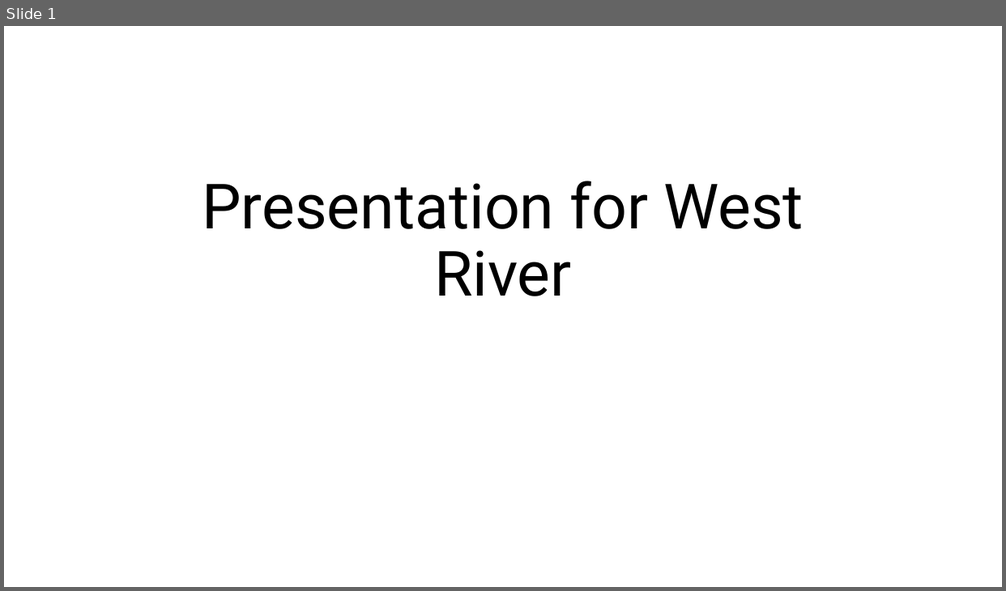
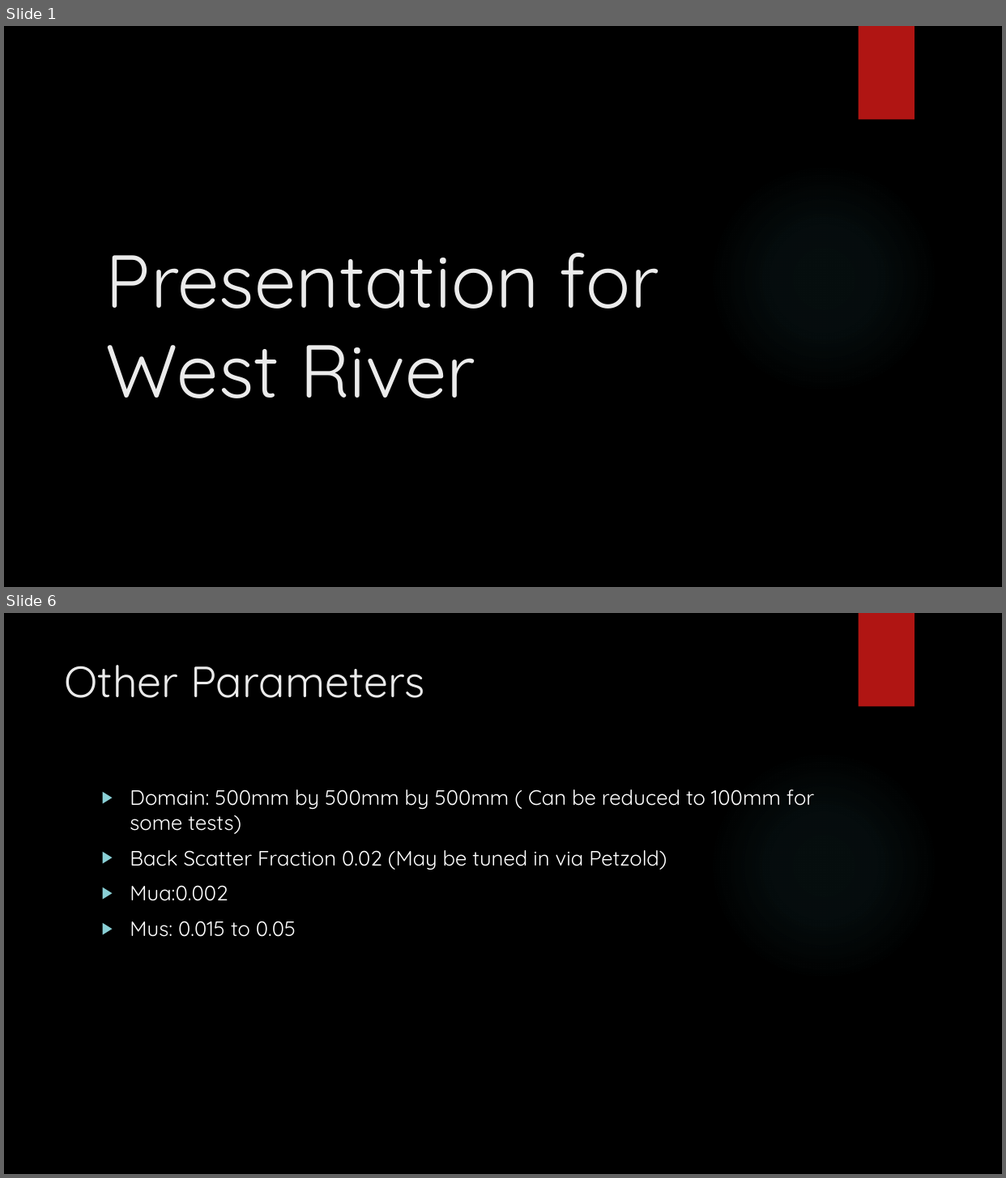
Before and after one commit to KAANVOLKAN05/GPGPU_Research, a slide deck: MonteCarlo/MonteCarloProj/Presentation for West River.pptx. Shown one above the other, each under a label of ours: slide 1 before the commit, slides 1 and 6 after it; the slides between them are not shown. The pictures are 1006x591 and 1006x1178 pixels, drawn with LibreOffice and Linux fonts; fonts in the diff are those of the drawing; background and template pictures are left out. Boxes give left, top, right and bottom in pixels: in the first picture for what was removed or moved away, otherwise in the second. Text is boxed around its words. In the diff, an @@ line names an element or a change of style, - is before the commit and + after.

```diff
--- a/MonteCarlo/MonteCarloProj/Presentation for West River.pptx
+++ b/MonteCarlo/MonteCarloProj/Presentation for West River.pptx
@@ slide 6 added at bbox=[4, 613, 1002, 1174], background picture (left out); not listed: 2 template elements that a slide beside it also shows @@
@@ title added at bbox=[65, 665, 425, 698], 42 pt, text #EBEBEB @@
+Other Parameters
@@ text added at bbox=[130, 790, 814, 937], 20 pt, text #FFFFFF @@
+▶ Domain: 500mm by 500mm by 500mm ( Can be reduced to 100mm for some tests)
+▶ Back Scatter Fraction 0.02 (May be tuned in via Petzold)
+▶ Mua:0.002
+▶ Mus: 0.015 to 0.05
@@ slide 1 changed as well @@
@@ background #FFFFFF to picture (left out) @@
@@ rectangle added at bbox=[859, 26, 914, 120], fill #B01513 @@
@@ title "Presentation for West River": place and size @@
-title "Presentation for West River" at bbox=[202, 181, 803, 297]
+title "Presentation for West River" at bbox=[106, 253, 659, 399]
@@ title "Presentation for West River" at bbox=[106, 253, 659, 399]: size 60 to 72 pt, font Roboto to Quicksand, text colour #000000 to #EBEBEB; alignment centre to left; line spacing 0.9 to 1 @@
@@ ellipse added at bbox=[709, 163, 939, 394], fill gradient #50B9C1 @@
```
Also in this commit, not shown: 5 other slides changed, 5 other slides added, 1 slide removed.
